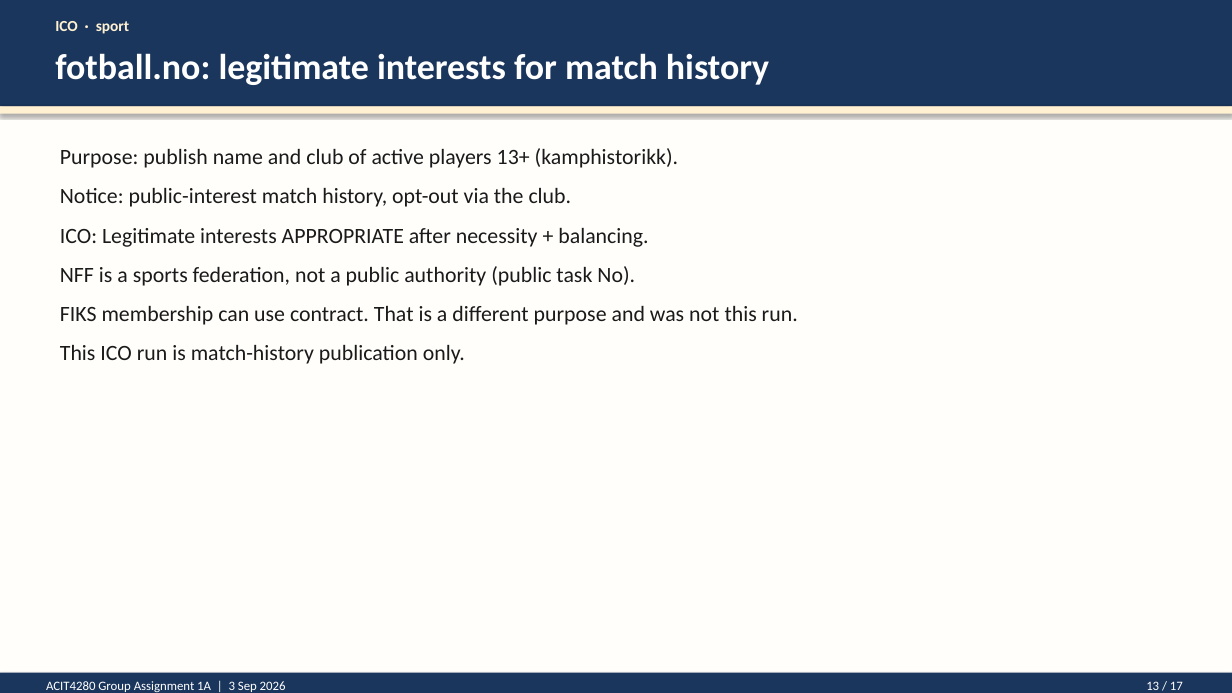
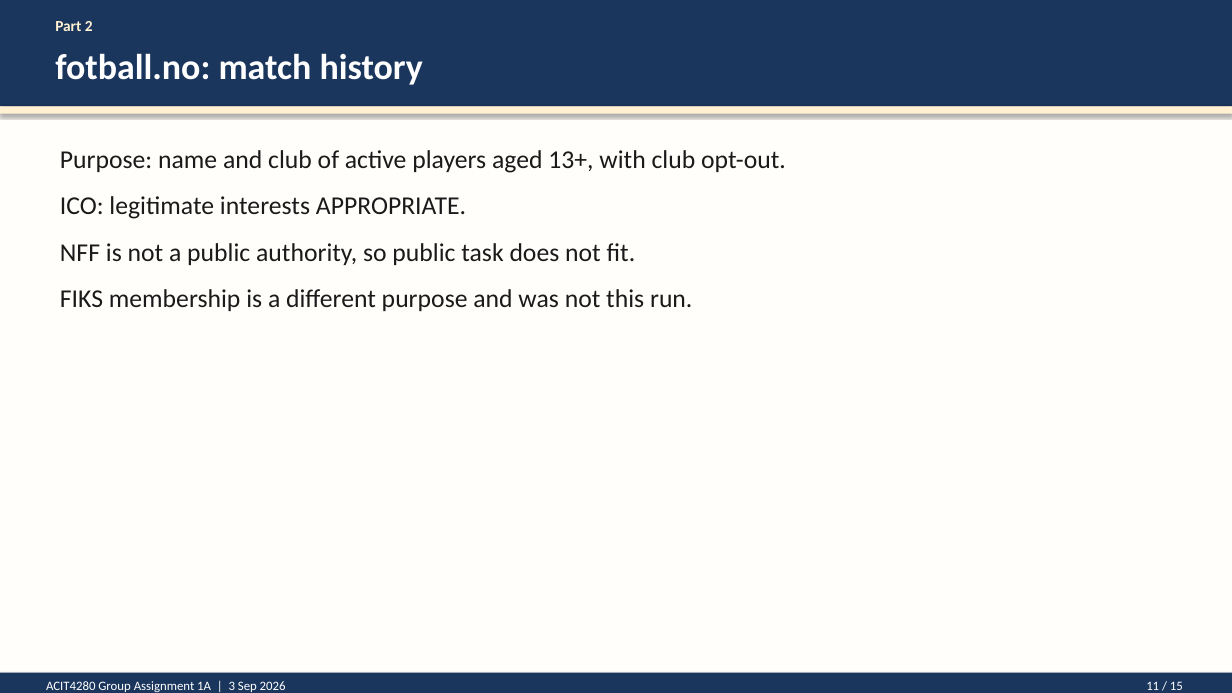
Before and after one commit to kasa031/Bacheloroppgave, a slide deck: slide 11 of ACIT4280_1A_presentation.pptx (slide 13 before the commit). Drawn at 1232x693 pixels with LibreOffice and Linux fonts; fonts in the diff are those of the drawing. Boxes give left, top, right and bottom in pixels: in the first picture for what was removed or moved away, otherwise in the second. Text is boxed around its words. In the diff, an @@ line names an element or a change of style, - is before the commit and + after.

```diff
--- a/ACIT4280_1A_presentation.pptx
+++ b/ACIT4280_1A_presentation.pptx
@@ text at bbox=[55, 21, 93, 31]: text changed @@
-ICO · sport
+Part 2
@@ text at bbox=[55, 53, 423, 85]: text changed @@
-fotball.no: legitimate interests for match history
+fotball.no: match history
@@ text at bbox=[60, 150, 786, 311]: text changed; size 17 to 20 pt @@
-Purpose: publish name and club of active players 13+ (kamphistorikk).
-Notice: public-interest match history, opt-out via the club.
-ICO: Legitimate interests APPROPRIATE after necessity + balancing.
-NFF is a sports federation, not a public authority (public task No).
-FIKS membership can use contract. That is a different purpose and was not this run.
-This ICO run is match-history publication only.
+Purpose: name and club of active players aged 13+, with club opt-out.
+ICO: legitimate interests APPROPRIATE.
+NFF is not a public authority, so public task does not fit.
+FIKS membership is a different purpose and was not this run.
@@ text at bbox=[1146, 681, 1183, 690]: text changed @@
-13 / 17
+11 / 15
```
Also in this commit, not shown: 13 other slides changed, 2 slides removed, 4 other files.
